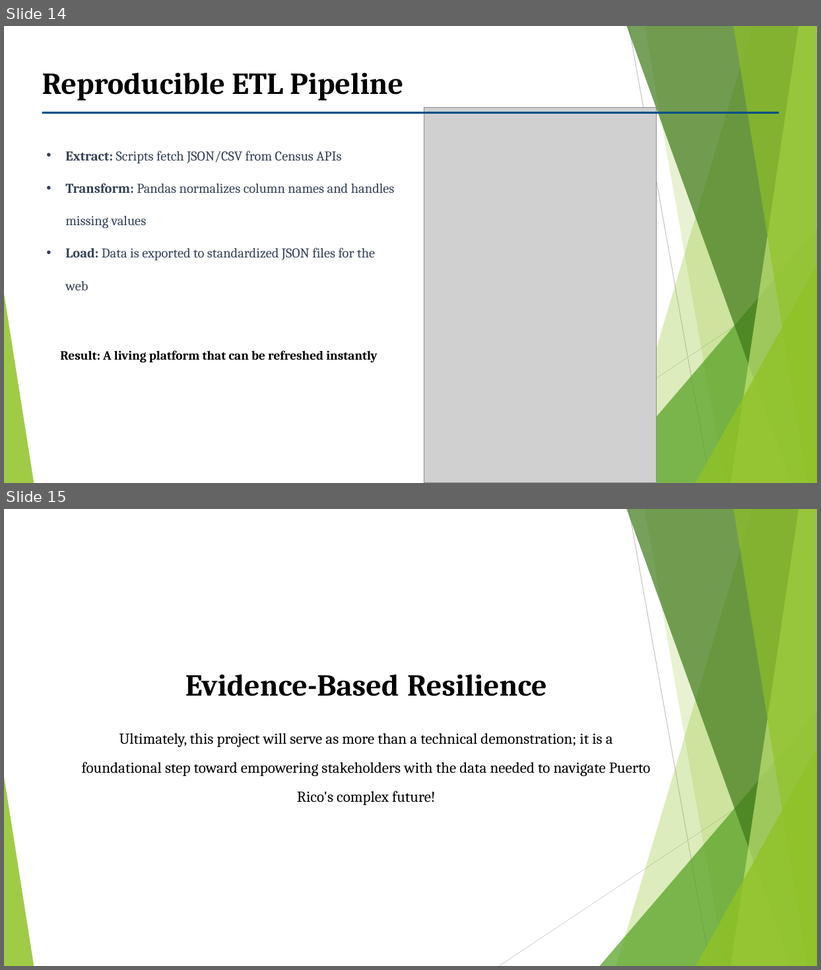
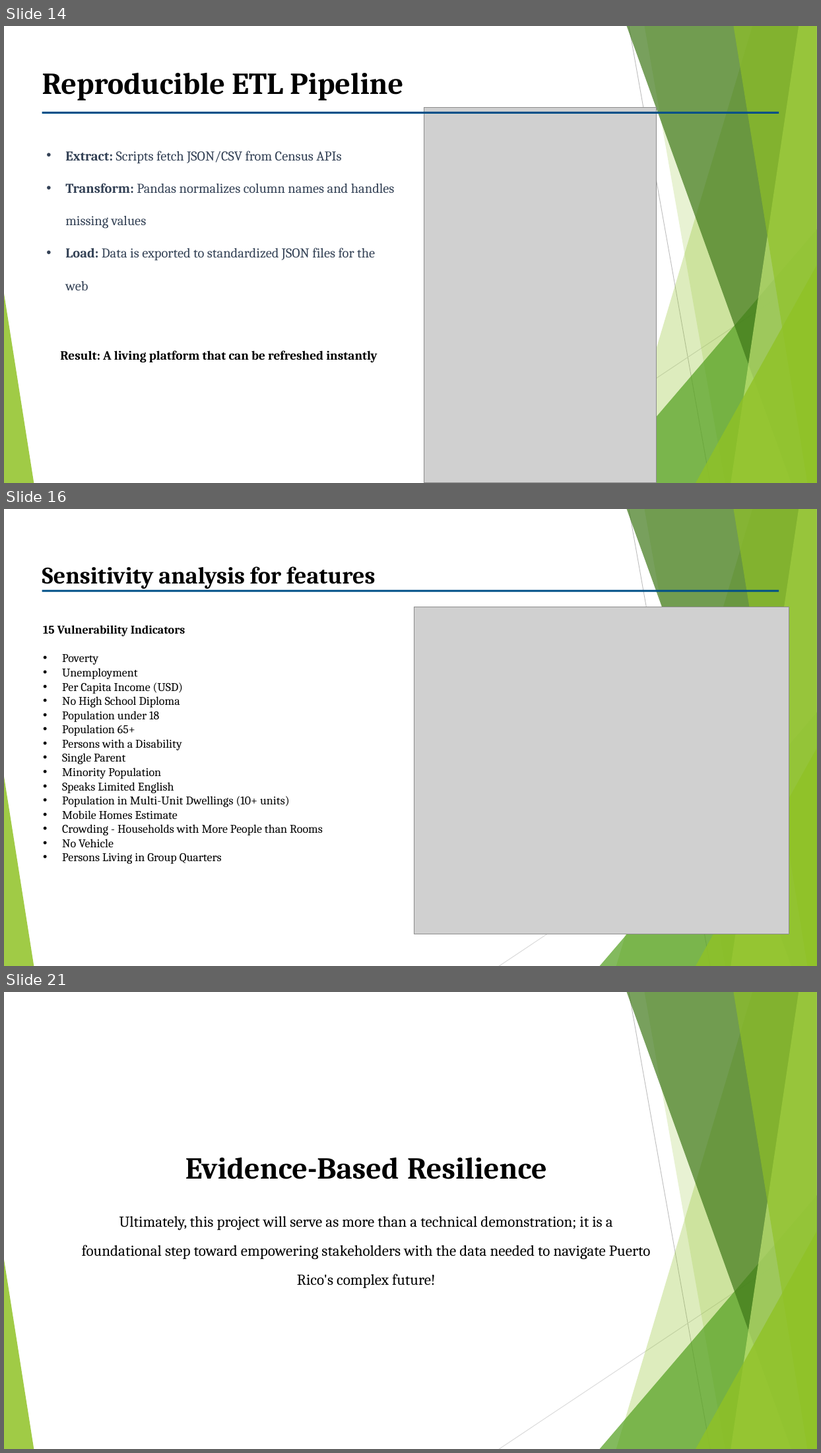
Before and after one commit to Venettov/CAPSTONE_DATA_SCIENCE_RIVERARUIZ, a slide deck: project_reports/Capstone_Proposal_RiveraruizJose.pptx. Shown one above the other, each under a label of ours: slides 14 and 15 before the commit, slides 14, 16 and 21 after it; the slides between them are not shown. The pictures are 821x970 and 821x1453 pixels, drawn with LibreOffice and Linux fonts; fonts in the diff are those of the drawing; grey boxes stand for pictures. Boxes give left, top, right and bottom in pixels: in the first picture for what was removed or moved away, otherwise in the second. Text is boxed around its words. In the diff, an @@ line names an element or a change of style, - is before the commit and + after.

```diff
--- a/project_reports/Capstone_Proposal_RiveraruizJose.pptx
+++ b/project_reports/Capstone_Proposal_RiveraruizJose.pptx
@@ slide 16 added at <box>4,509,817,966</box>, background #FFFFFF; not listed: 10 template elements that a slide beside it also shows @@
@@ text added at <box>42,566,375,589</box>, 28 pt, text #000000, bold @@
+Sensitivity analysis for features
@@ rectangle added at <box>42,590,779,592</box>, fill #005088 @@
@@ picture added at <box>415,607,789,935</box> @@
@@ text added at <box>43,625,323,864</box>, 14 pt, text #000000 @@
+15 Vulnerability Indicators
+• Poverty
+• Unemployment
+• Per Capita Income (USD)
+• No High School Diploma
+• Population under 18
+• Population 65+
+• Persons with a Disability
+• Single Parent
+• Minority Population
+• Speaks Limited English
+• Population in Multi-Unit Dwellings (10+ units)
+• Mobile Homes Estimate
+• Crowding - Households with More People than Rooms
+• No Vehicle
+• Persons Living in Group Quarters
@@ what was slide 15 is now slide 21 @@
```
Also in this commit, not shown: 5 other slides added, 11 other files.
